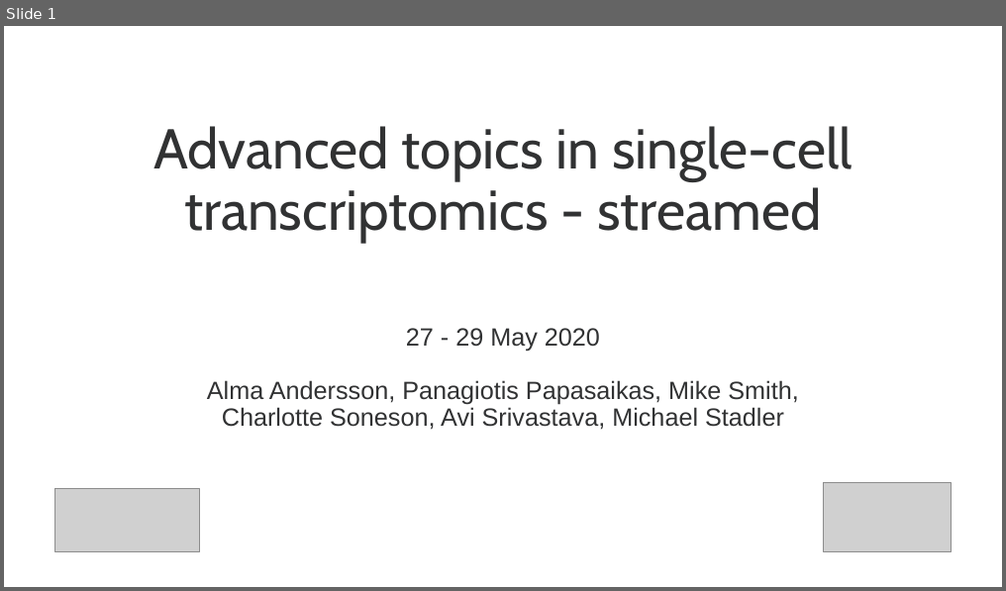
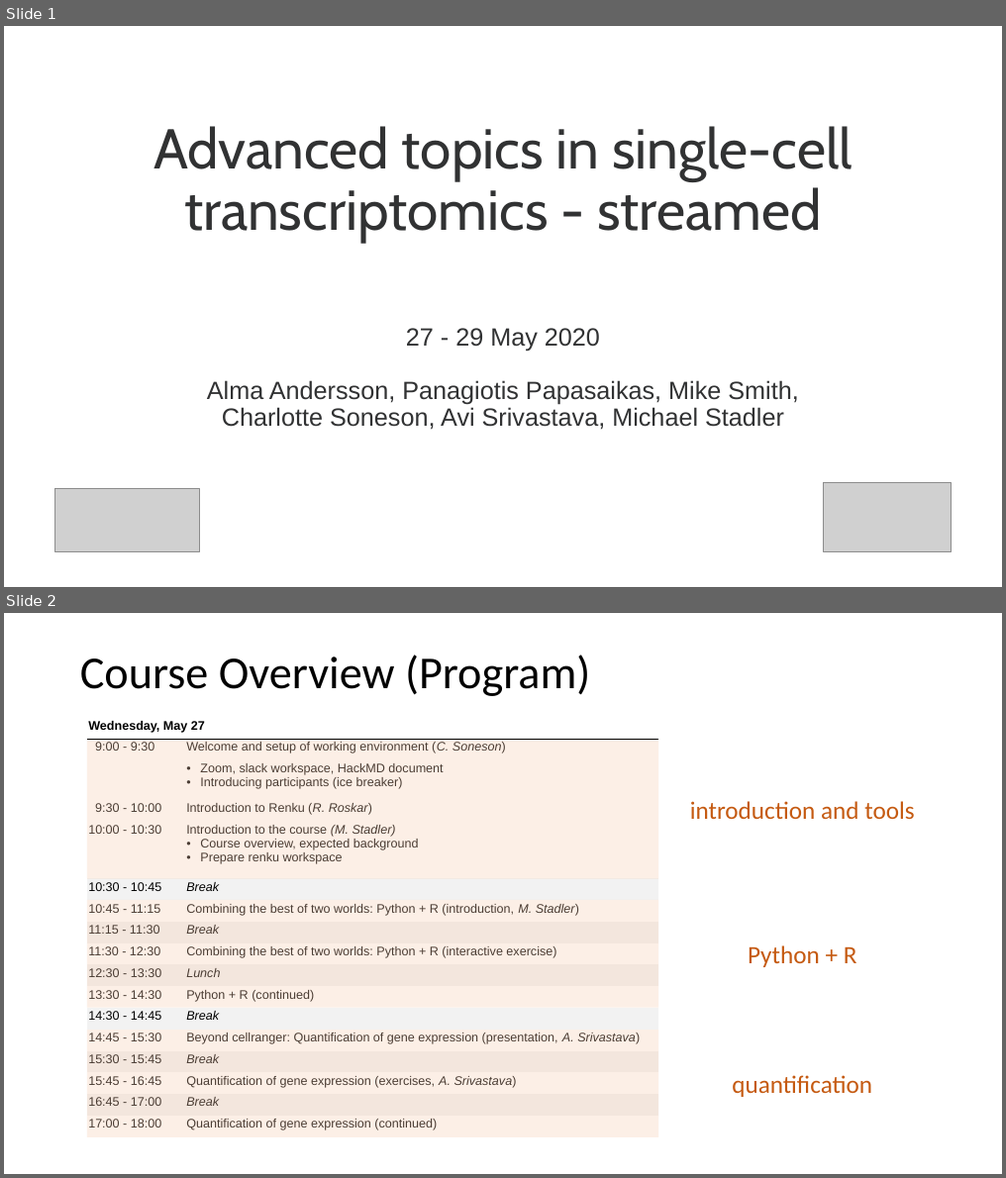
Before and after one commit to fmicompbio/adv_scrnaseq_2020, a slide deck: introduction/IntroductionToTheCourse.pptx. Shown one above the other, each under a label of ours: slide 1 before the commit, slides 1 and 2 after it. The pictures are 1006x591 and 1006x1178 pixels, drawn with LibreOffice and Linux fonts; fonts in the diff are those of the drawing; grey boxes stand for pictures. Boxes give left, top, right and bottom in pixels: in the first picture for what was removed or moved away, otherwise in the second. Text is boxed around its words. In the diff, an @@ line names an element or a change of style, - is before the commit and + after.

Commit message:
edits to intro slides

```diff
--- a/introduction/IntroductionToTheCourse.pptx
+++ b/introduction/IntroductionToTheCourse.pptx
@@ slide 2 added at <box>4,613,1002,1174</box>, background #FFFFFF @@
@@ title added at <box>80,655,590,696</box>, 44 pt, text #000000 @@
+Course Overview (Program)
@@ table added at <box>87,717,659,1138</box>, 17 rows, 2 columns @@
+Wednesday, May 27 | 
+9:00 - 9:30 | Welcome and setup of working environment (C. Soneson)
+ | Zoom, slack workspace, HackMD document / Introducing participants (ice breaker)
+9:30 - 10:00 | Introduction to Renku (R. Roskar)
+10:00 - 10:30 | Introduction to the course (M. Stadler) / Course overview, expected background / Prepare renku workspace
+10:30 - 10:45 | Break
+10:45 - 11:15 | Combining the best of two worlds: Python + R (introduction, M. Stadler)
+11:15 - 11:30 | Break
+11:30 - 12:30 | Combining the best of two worlds: Python + R (interactive exercise)
+12:30 - 13:30 | Lunch
+13:30 - 14:30 | Python + R (continued)
+14:30 - 14:45 | Break
+14:45 - 15:30 | Beyond cellranger: Quantification of gene expression (presentation, A. Srivastava)
+15:30 - 15:45 | Break
+15:45 - 16:45 | Quantification of gene expression (exercises, A. Srivastava)
+16:45 - 17:00 | Break
+17:00 - 18:00 | Quantification of gene expression (continued)
@@ rectangle added at <box>87,740,659,878</box>, fill #F8CBAD at 30% opacity @@
@@ text added at <box>690,801,914,820</box>, 24 pt, text #C55A11 @@
+introduction and tools
@@ rectangle added at <box>87,900,659,1008</box>, fill #F8CBAD at 30% opacity @@
@@ text added at <box>747,946,857,967</box>, 24 pt, text #C55A11 @@
+Python + R
@@ rectangle added at <box>87,1030,659,1138</box>, fill #F8CBAD at 30% opacity @@
@@ text added at <box>732,1075,872,1097</box>, 24 pt, text #C55A11 @@
+quantification
```
Also in this commit, not shown: 2 slides changed, 5 other slides added, 3 slides removed.
